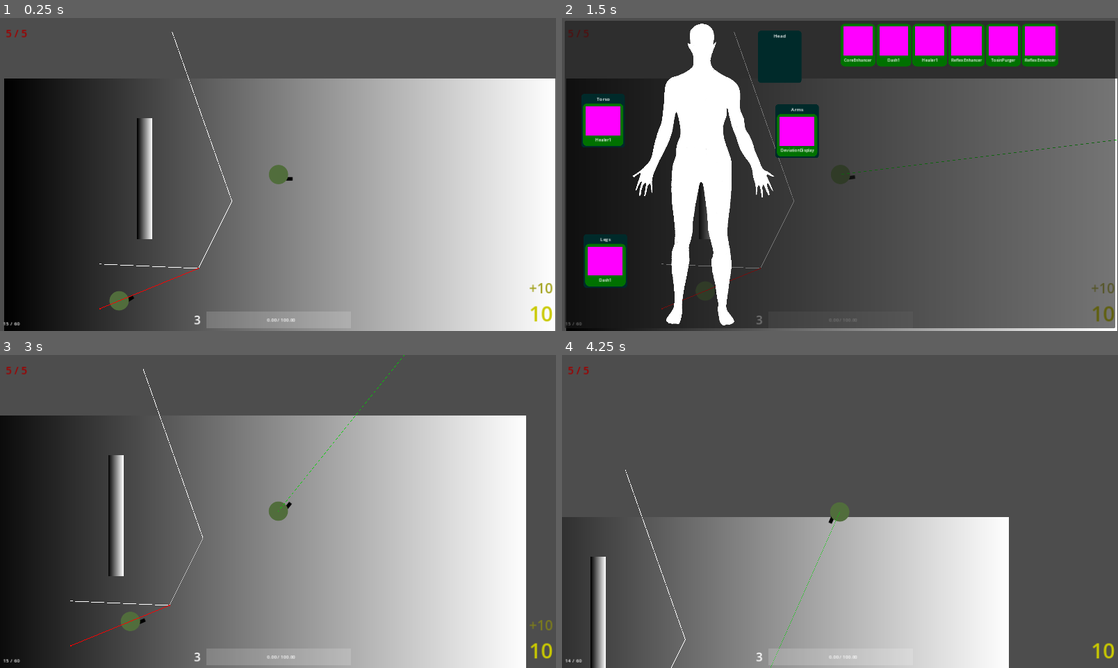
Above: before the commit, frames 1-4 (two rows, left to right).
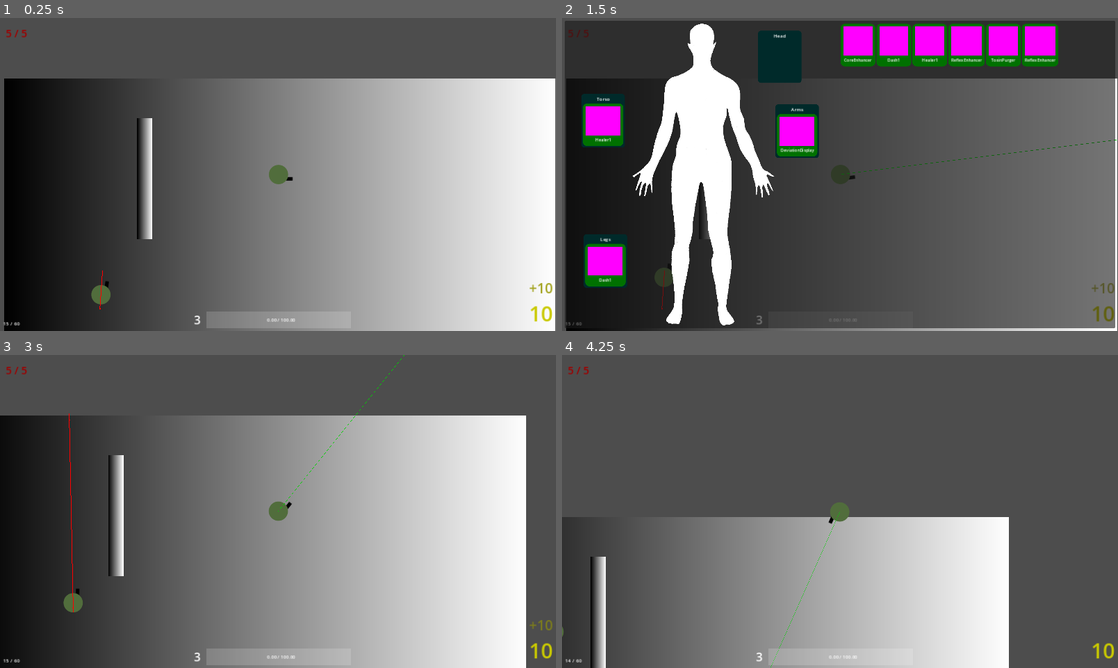
Above: after the commit, the same moments.

Repository: GrandOichii/neon-skies-godot
Game: Godot game, scene res://scenes/root.tscn
Two runs of this game, one before a commit and one after it. Both use one fixed random seed, a clock stepped at 60 frames per second and the inputs below.
Inputs (mouse positions are in pixels of both pictures, inside the frame that each line leads up to):
- Up to frame 1 (0.25 s): no input
- Up to frame 2 (1.5 s): move the mouse to (962, 158) at 0.52 s; hold D (right) 0.53-1.25 s; hold I (dev-im-toggle) 0.53-1.25 s; click (778, 61) at 1.27 s
- Up to frame 3 (3 s): tap Enter at 2 s; move the mouse to (166, 527) at 2.02 s; hold S (down) 2.03-2.78 s; click (166, 527) at 2.1 s; tap Space (reload) at 2.75 s; move the mouse to (333, 442) at 2.77 s; hold D (right) from 2.78 s (still down); hold I (dev-im-toggle) from 2.78 s (still down)
- Up to frame 4 (4.25 s): move the mouse to (812, 574) at 3.52 s; release D (right) at 3.53 s; release I (dev-im-toggle) at 3.53 s; hold W (up) from 3.53 s (still down); click (812, 574) at 3.6 s

The runs differ from the first frame. In frame 1, 0.5% of the frame differs, in the area x 16-42%, y 4-94%; in frame 2, 0.3%; in frame 3, 0.6%, in the area x 11-37%, y 4-94%; in frame 4, less than 0.1%.

Commit message:
Restructured root, changed how enemy speed works, replaces inline patrol line in patrol eb with an export

Diff:
--- /dev/null
+++ b/enemies/common/PatrolLine.gd
@@ -0,0 +1,9 @@
+extends Line2D
+class_name PatrolLine
+
+#
+# methods
+#
+
+func _ready():
+	visible = false
--- /dev/null
+++ b/enemies/common/PatrolLine.tscn
@@ -0,0 +1,7 @@
+[gd_scene load_steps=2 format=3 uid="uid://b83uw4emudemi"]
+
+[ext_resource type="Script" path="res://enemies/common/PatrolLine.gd" id="1_g1vor"]
+
+[node name="PatrolLine" type="Line2D"]
+width = 2.0
+script = ExtResource("1_g1vor")
--- a/enemies/controllers/EnemyController.gd
+++ b/enemies/controllers/EnemyController.gd
@@ -6,7 +6,6 @@
 #
 
 @export var initial_state: String
-@export var speed: float
 @export var nav_agent: NavigationAgent2D
 @export var consider_reached_distance: float
 @export var body: CharacterBody2D
@@ -21,6 +20,8 @@
 #
 # vars
 #
+
+var speed: float
 
 var data: Dictionary = {}
 var move_target: Vector2 :
--- a/enemies/controllers/behaviors/variations/Chase.gd
+++ b/enemies/controllers/behaviors/variations/Chase.gd
@@ -33,6 +33,9 @@
 
 func eb_start():
 	super.eb_start()
+
+	controller.speed = speed
+
 	_target = controller.data[what]
 	controller.move_target = _target.global_position
 	_active = true
--- a/enemies/controllers/behaviors/variations/Chase.tscn
+++ b/enemies/controllers/behaviors/variations/Chase.tscn
@@ -4,13 +4,6 @@
 
 [node name="Chase" type="Node"]
 script = ExtResource("1_q13s8")
-what = null
-speed = null
-stop_range = null
-attack_range = null
-on_lost = null
-last_pos_var_name = null
-state = null
 
 [node name="UpdatePathTimer" type="Timer" parent="."]
 wait_time = 0.1
--- a/enemies/controllers/behaviors/variations/InvestigateSound.gd
+++ b/enemies/controllers/behaviors/variations/InvestigateSound.gd
@@ -5,6 +5,8 @@
 # exports
 #
 
+@export var speed: float
+# TODO not in use currently
 @export var react_after: float = 0
 @export var stay_for: float
 @export var on_reached_point: String
@@ -25,6 +27,8 @@
 
 func eb_start():
 	super.eb_start()
+
+	controller.speed = speed
 
 	controller.move_target = controller.data['sound_area'].global_position
 
--- a/enemies/controllers/behaviors/variations/Patrol.gd
+++ b/enemies/controllers/behaviors/variations/Patrol.gd
@@ -9,13 +9,9 @@
 # exports
 #
 
+@export var patrol_speed: float
 @export var initial_patrol_type: PatrolType = PatrolType.Clockwise
-
-#
-# nodes
-#
-
-@onready var patrol_line_node: Line2D = %PatrolLine
+@export var patrol_line: PatrolLine
 
 #
 # private vars
@@ -45,14 +41,16 @@
 
 func eb_start():
 	super.eb_start()
+	controller.speed = patrol_speed
+
 	var d = 0
-	for i in patrol_line_node.get_point_count():
-		var ppos = patrol_line_node.get_point_position(i)
+	for i in patrol_line.get_point_count():
+		var ppos = patrol_line.get_point_position(i)
 		var pd = controller.body.global_position.distance_to(ppos)
 		if pd < d or i == 0:
 			d = pd
 			_current = i
-	controller.move_target = patrol_line_node.global_position + patrol_line_node.get_point_position(_current)
+	controller.move_target = patrol_line.global_position + patrol_line.get_point_position(_current)
 
 func eb_physics_process(delta: float):
 	super.eb_physics_process(delta)
@@ -62,7 +60,7 @@
 		return
 	var switch = false
 	_current += _step
-	var s = patrol_line_node.get_point_count()
+	var s = patrol_line.get_point_count()
 	if _pt != PatrolType.FlipFlop:
 		_current = wrap(_current, 0, s)
 	else:
@@ -70,4 +68,4 @@
 		if _current < 0 or _current >= s:
 			_step *= -1
 			_current += 2 * _step
-	controller.move_target = patrol_line_node.global_position + patrol_line_node.get_point_position(_current)
+	controller.move_target = patrol_line.global_position + patrol_line.get_point_position(_current)
--- a/enemies/controllers/behaviors/variations/Patrol.tscn
+++ b/enemies/controllers/behaviors/variations/Patrol.tscn
@@ -4,8 +4,3 @@
 
 [node name="Patrol" type="Node"]
 script = ExtResource("1_rs10d")
-initial_patrol_type = null
-state = null
-
-[node name="PatrolLine" type="Line2D" parent="."]
-unique_name_in_owner = true
--- a/enemies/variations/Basic.tscn
+++ b/enemies/variations/Basic.tscn
@@ -42,10 +42,9 @@
 
 [node name="Controller" parent="." index="0"]
 initial_state = "patrol"
-speed = 300.0
 
 [node name="Patrol" parent="Controller/Behaviors" index="0" instance=ExtResource("5_bl14a")]
-initial_patrol_type = null
+patrol_speed = 200.0
 state = "patrol"
 
 [node name="Chase" parent="Controller/Behaviors" index="1" node_paths=PackedStringArray("attack_controller") instance=ExtResource("3_xfby1")]
@@ -65,7 +64,8 @@
 state = "guard"
 
 [node name="InvestigateSound" parent="Controller/Behaviors" index="3" instance=ExtResource("5_lskpi")]
-react_after = null
+speed = 300.0
+react_after = 0.0
 stay_for = 2.0
 on_reached_point = "patrol"
 state = "investigate"
--- a/scenes/root.tscn
+++ b/scenes/root.tscn
@@ -15,6 +15,7 @@
 [ext_resource type="Resource" uid="uid://6wcg2mcfqe1a" path="res://implants/ReflexEnhancer.tres" id="8_fgjfq"]
 [ext_resource type="Resource" uid="uid://cgmcdvyu2q6sv" path="res://implants/ToxinPurger.tres" id="9_m1tjj"]
 [ext_resource type="PackedScene" uid="uid://sca2kqs0mfok" path="res://enemies/variations/Basic.tscn" id="15_p3qa3"]
+[ext_resource type="Script" path="res://enemies/common/PatrolLine.gd" id="16_2mlsl"]
 
 [sub_resource type="Gradient" id="Gradient_p146t"]
 
@@ -23,18 +24,18 @@
 width = 1904
 height = 1174
 
-[sub_resource type="Gradient" id="Gradient_lds8k"]
-
-[sub_resource type="GradientTexture2D" id="GradientTexture2D_2610r"]
-gradient = SubResource("Gradient_lds8k")
-
-[sub_resource type="RectangleShape2D" id="RectangleShape2D_ryff5"]
-size = Vector2(53, 418)
-
 [sub_resource type="NavigationPolygon" id="NavigationPolygon_48x2i"]
 vertices = PackedVector2Array(-396, 4, 292, 386, -954, 383, -531, 3, -954, -850, -530, -487, 311, -855, -404, -488)
 polygons = Array[PackedInt32Array]([PackedInt32Array(0, 1, 2, 3), PackedInt32Array(3, 2, 4, 5), PackedInt32Array(5, 4, 6, 7), PackedInt32Array(6, 1, 0, 7)])
 outlines = Array[PackedVector2Array]([PackedVector2Array(-954, -850, 311, -855, 292, 386, -954, 383), PackedVector2Array(-530, -487, -404, -488, -396, 4, -531, 3)])
+
+[sub_resource type="Gradient" id="Gradient_lds8k"]
+
+[sub_resource type="GradientTexture2D" id="GradientTexture2D_2610r"]
+gradient = SubResource("Gradient_lds8k")
+
+[sub_resource type="RectangleShape2D" id="RectangleShape2D_ryff5"]
+size = Vector2(53, 418)
 
 [node name="Root" type="Node"]
 
@@ -242,9 +243,58 @@
 stored_implants = Array[Resource("res://implants/Implant.gd")]([ExtResource("5_wvaef"), ExtResource("6_onblf"), ExtResource("7_a87b3"), ExtResource("8_fgjfq"), ExtResource("9_m1tjj")])
 implants = NodePath("../../Player/Implants")
 
-[node name="Floor" type="Sprite2D" parent="."]
+[node name="Scene" type="Node2D" parent="."]
+
+[node name="Floor" type="Sprite2D" parent="Scene"]
 position = Vector2(0, 2)
 texture = SubResource("GradientTexture2D_7exxo")
+
+[node name="Navigation" type="Node2D" parent="Scene"]
+
+[node name="NavigationRegion2D" type="NavigationRegion2D" parent="Scene/Navigation"]
+position = Vector2(1, 0)
+navigation_polygon = SubResource("NavigationPolygon_48x2i")
+
+[node name="Enemies" type="Node2D" parent="Scene"]
+
+[node name="Enemy" parent="Scene/Enemies" instance=ExtResource("15_p3qa3")]
+position = Vector2(-621, 208)
+
+[node name="Controller" parent="Scene/Enemies/Enemy" index="0"]
+consider_reached_distance = 20.0
+
+[node name="Patrol" parent="Scene/Enemies/Enemy/Controller/Behaviors" index="0" node_paths=PackedStringArray("patrol_line")]
+initial_patrol_type = 0
+patrol_line = NodePath("../../../../../PatrolLines/PatrolLine")
+
+[node name="InvestigateSound" parent="Scene/Enemies/Enemy/Controller/Behaviors" index="3"]
+react_after = 0.0
+
+[node name="Sprite2D" parent="Scene/Enemies/Enemy" index="1"]
+rotation = -1.17819
+
+[node name="NavigationAgent2D" parent="Scene/Enemies/Enemy" index="5"]
+path_desired_distance = 20.0
+radius = 10.6
+
+[node name="Walls" type="Node2D" parent="Scene"]
+
+[node name="StaticBody2D" type="StaticBody2D" parent="Scene/Walls" groups=["solid"]]
+position = Vector2(-466, -240)
+
+[node name="Sprite2D" type="Sprite2D" parent="Scene/Walls/StaticBody2D"]
+scale = Vector2(0.821885, 6.52927)
+texture = SubResource("GradientTexture2D_2610r")
+
+[node name="CollisionShape2D" type="CollisionShape2D" parent="Scene/Walls/StaticBody2D"]
+position = Vector2(0.5, 0)
+shape = SubResource("RectangleShape2D_ryff5")
+
+[node name="PatrolLines" type="Node2D" parent="Scene"]
+
+[node name="PatrolLine" type="Line2D" parent="Scene/PatrolLines"]
+points = PackedVector2Array(-627, -591, -257, -600, -230, 87, -612, 78)
+script = ExtResource("16_2mlsl")
 
 [node name="Player" parent="." instance=ExtResource("2_3b45f")]
 position = Vector2(-6, -255)
@@ -253,48 +303,6 @@
 
 [node name="Heat" parent="Player" index="6"]
 heat_reduction = 10.0
-
-[node name="Walls" type="Node" parent="."]
-
-[node name="StaticBody2D" type="StaticBody2D" parent="Walls" groups=["solid"]]
-position = Vector2(-466, -240)
-
-[node name="Sprite2D" type="Sprite2D" parent="Walls/StaticBody2D"]
-scale = Vector2(0.821885, 6.52927)
-texture = SubResource("GradientTexture2D_2610r")
-
-[node name="CollisionShape2D" type="CollisionShape2D" parent="Walls/StaticBody2D"]
-position = Vector2(0.5, 0)
-shape = SubResource("RectangleShape2D_ryff5")
-
-[node name="Enemies" type="Node" parent="."]
-
-[node name="Enemy" parent="Enemies" instance=ExtResource("15_p3qa3")]
-position = Vector2(-621, 208)
-
-[node name="Controller" parent="Enemies/Enemy" index="0"]
-consider_reached_distance = 20.0
-
-[node name="PatrolLine" parent="Enemies/Enemy/Controller/Behaviors/Patrol" index="0"]
-position = Vector2(216, -192)
-points = PackedVector2Array(-588, -556, -381, 29, -497, 261, -840, 246)
-width = 2.0
-
-[node name="Chase" parent="Enemies/Enemy/Controller/Behaviors" index="1"]
-attack_controller = null
-
-[node name="Sprite2D" parent="Enemies/Enemy" index="1"]
-rotation = -1.17819
-
-[node name="NavigationAgent2D" parent="Enemies/Enemy" index="5"]
-path_desired_distance = 20.0
-radius = 10.6
-
-[node name="Navigation" type="Node" parent="."]
-
-[node name="NavigationRegion2D" type="NavigationRegion2D" parent="Navigation"]
-position = Vector2(1, 0)
-navigation_polygon = SubResource("NavigationPolygon_48x2i")
 
 [connection signal="credits_changed" from="Player" to="UI/MarginContainer/Control/VBoxContainer/CreditsDisplay" method="_on_player_credits_changed"]
 [connection signal="died" from="Player" to="UI/MarginContainer/Control/PlayerDiedLabel" method="_on_player_died"]
@@ -306,8 +314,8 @@
 [connection signal="thresh_changed" from="Player/Heat" to="UI/MarginContainer/Control/HBoxContainer/HeatDisplay" method="_on_heat_thresh_changed"]
 [connection signal="changed" from="Player/ImplantCharges" to="UI/MarginContainer/Control/HBoxContainer/ICDisplay" method="_on_implant_charges_changed"]
 
+[editable path="Scene/Enemies/Enemy"]
+[editable path="Scene/Enemies/Enemy/Controller"]
+[editable path="Scene/Enemies/Enemy/Controller/Behaviors/Patrol"]
+[editable path="Scene/Enemies/Enemy/Sprite2D/AttackController"]
 [editable path="Player"]
-[editable path="Enemies/Enemy"]
-[editable path="Enemies/Enemy/Controller"]
-[editable path="Enemies/Enemy/Controller/Behaviors/Patrol"]
-[editable path="Enemies/Enemy/Sprite2D/AttackController"]
Not shown: 1 places in scenes/root.tscn that only renumber resources
